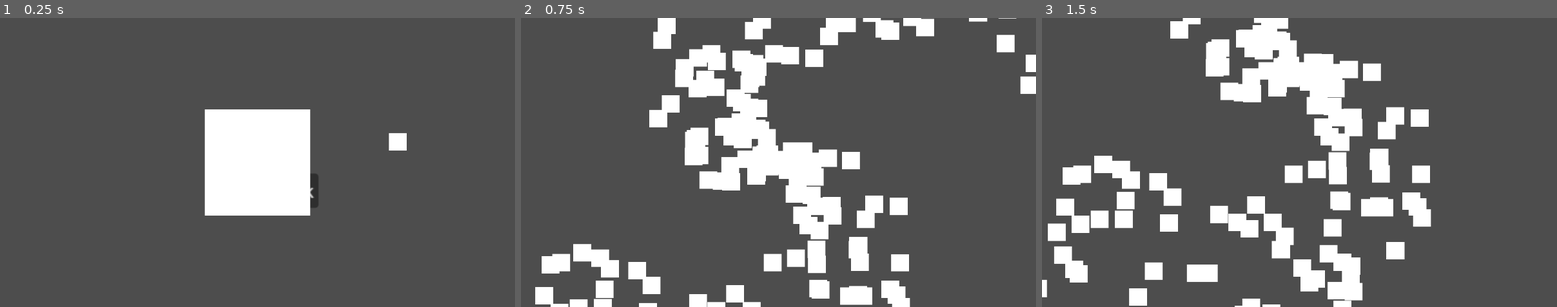
Above: before the commit, frames 1-3 (left to right).
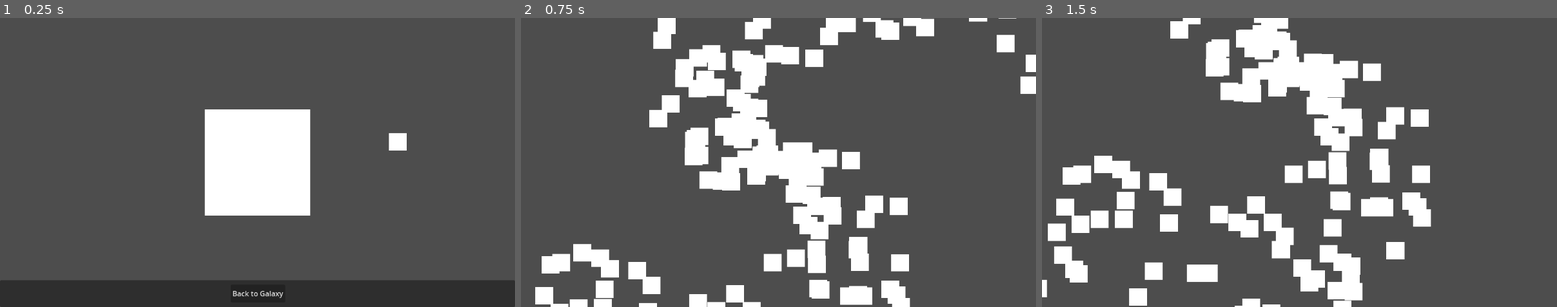
Above: after the commit, the same moments.

Repository: indifferenteye/hegswarm
Game: Godot game, scene res://scenes/star_system.tscn
Same seed, same stepped clock (60 frames per second), same inputs: the game is played once before the commit and once after it. This scene is started directly instead of the project's main scene.
Inputs (mouse positions are in pixels of both pictures, inside the frame that each line leads up to):
- Up to frame 1 (0.25 s): no input
- Up to frame 2 (0.75 s): click "Back" (after the commit: "Back to Galaxy") at 0.5 s
- Up to frame 3 (1.5 s): tap Enter at 1.25 s; move the mouse to (1299, 165) at 1.27 s; hold S (camera_move_down) from 1.28 s (still down); click (1299, 165) at 1.42 s

The runs differ from the first frame. In frame 1, 9.3% of the frame differs, in the area x 0-100%, y 53-100%; in frame 2, nothing differs; in frame 3, nothing differs.

Commit message:
Add UI layer with bottom back button

Diff:
--- a/scenes/star_system.tscn
+++ b/scenes/star_system.tscn
@@ -11,8 +11,26 @@
 
 [node name="MainCamera" parent="." instance=ExtResource("2_be1mv")]
 
-[node name="BackButton" type="Button" parent="."]
-text = "Back"
-position = Vector2(10.0, 10.0)
+[node name="UI" type="CanvasLayer" parent="."]
 
-[connection signal="pressed" from="BackButton" to="." method="_on_back_button_pressed"]
+[node name="BottomPanel" type="Panel" parent="UI"]
+anchor_right = 1.0
+anchor_top = 1.0
+anchor_bottom = 1.0
+offset_left = 0.0
+offset_right = 0.0
+offset_top = -60.0
+offset_bottom = 0.0
+
+[node name="BackButton" type="Button" parent="UI/BottomPanel"]
+text = "Back to Galaxy"
+anchor_left = 0.5
+anchor_right = 0.5
+anchor_top = 0.0
+anchor_bottom = 1.0
+offset_left = -60.0
+offset_right = 60.0
+offset_top = 10.0
+offset_bottom = -10.0
+
+[connection signal="pressed" from="UI/BottomPanel/BackButton" to="." method="_on_back_button_pressed"]
